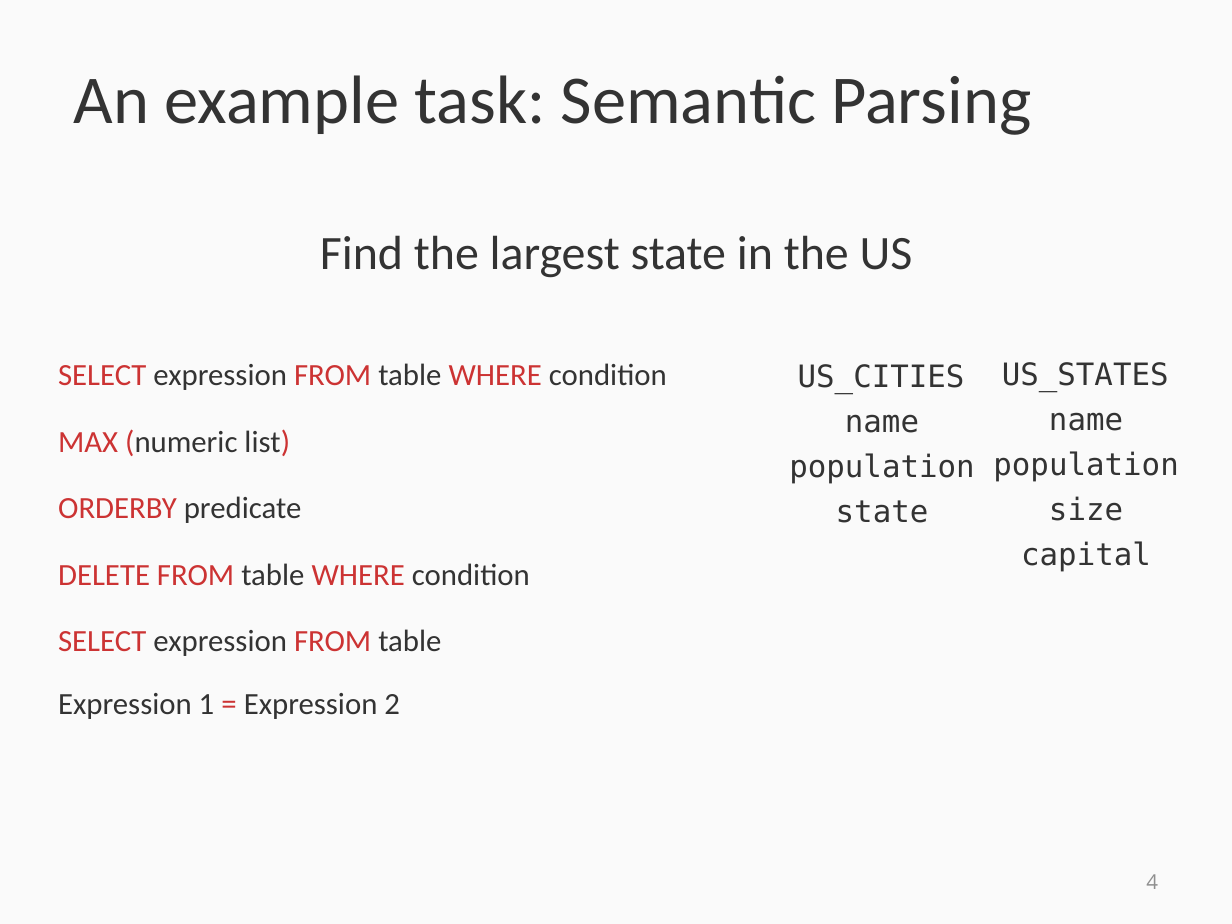
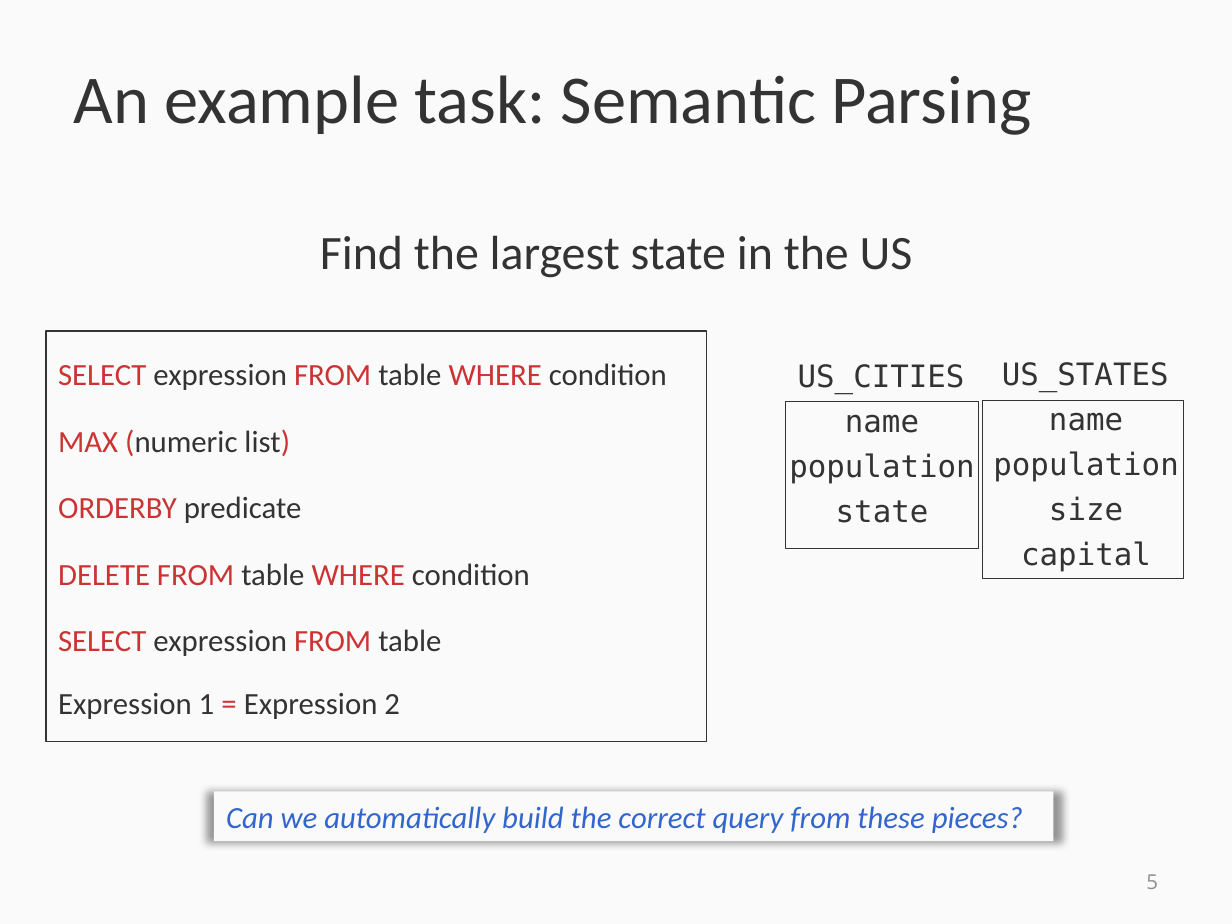
Before and after one commit to svivek/structured-prediction, a slide deck: slide 5 of slides/final/final.pptx (slide 4 before the commit). Drawn at 1232x924 pixels with LibreOffice and Linux fonts; fonts in the diff are those of the drawing. Boxes give left, top, right and bottom in pixels: in the first picture for what was removed or moved away, otherwise in the second. Text is boxed around its words. In the diff, an @@ line names an element or a change of style, - is before the commit and + after.

```diff
--- a/slides/final/final.pptx
+++ b/slides/final/final.pptx
@@ rectangle added at [46,331,706,742], outline #333333 0.75 pt @@
@@ rectangle added at [786,402,979,548], outline #333333 0.75 pt @@
@@ rectangle added at [983,400,1184,579], outline #333333 0.75 pt @@
@@ rectangle added at [214,791,1053,840], fill #FAFAFA, 18 pt, text #3366CC, italic @@
+Can we automatically build the correct query from these pieces?
@@ page number at [1146,874,1158,889]: text changed @@
-4
+5
```
Also in this commit, not shown: 10 other slides changed, 1 slide added, 2 slides removed, 1 other file.
